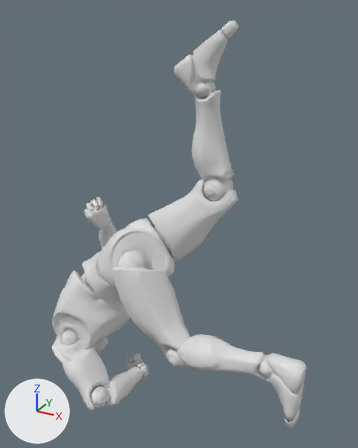
What one commit did to the FBX model Assets/FBX/Characters/Mannequin/Animations/TPS_Run.fbx.
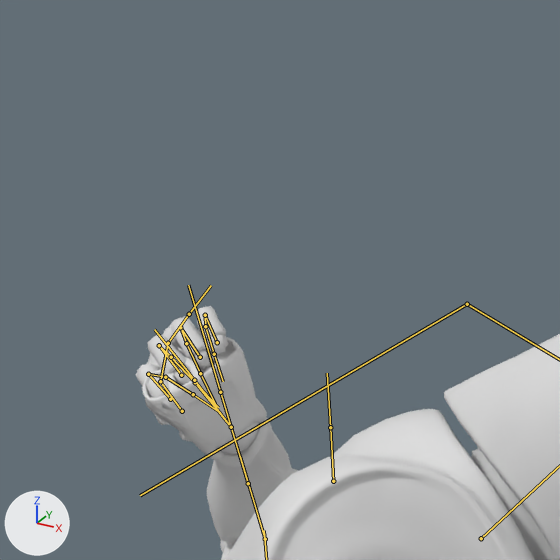
Old and new are each drawn whole from a camera (50 mm lens) standing at (1.99, -11.4, 6.91) and looking at (-4.51, 0.42, 1.0) and again close up on the part from 15% to 48% of the width and 30% to 56% of the height. Arrows for +X, +Y and +Z are at lower left; the lights stay in place. Both versions are drawn at frame 10 of the action 'root|EmptyAction'; the numbers are the values there. The bones that bend it are drawn over the model as lines in the close-ups.

Objects in the first close-up: 'SK_Mannequin.001'.
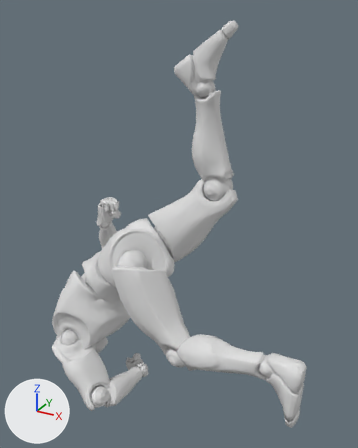
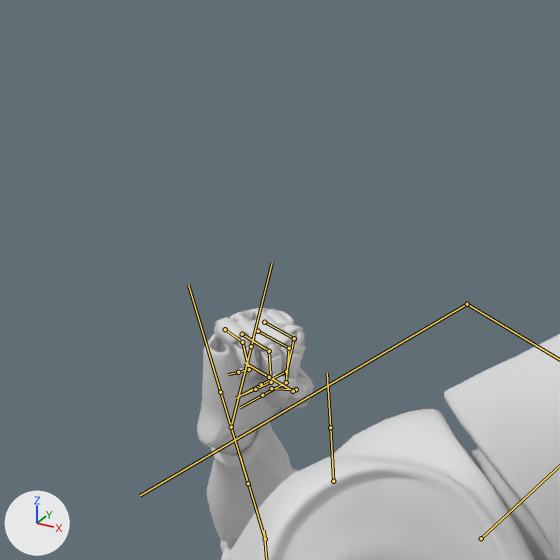
Location of each change, [x1, y1, x2, y2] in pixels of the close-ups (560 x 560 px):
'SK_Mannequin.001', posed: before [136, 306, 560, 560]; after [197, 308, 560, 560]
bone 'hand_r', root to tip: before (231, 427) to (188, 374); after (231, 427) to (253, 337)

What the commit changed:
Bone 'hand_r' (bone_hand_r) turns from (7, -40, -2) to (36, 153, -1) degrees about its own x, y and z.
Bone 'hand_r' (bone_hand_r) is rescaled from (0.99, 1.0, 1.02) to (1.0, 1.02, 0.99).
